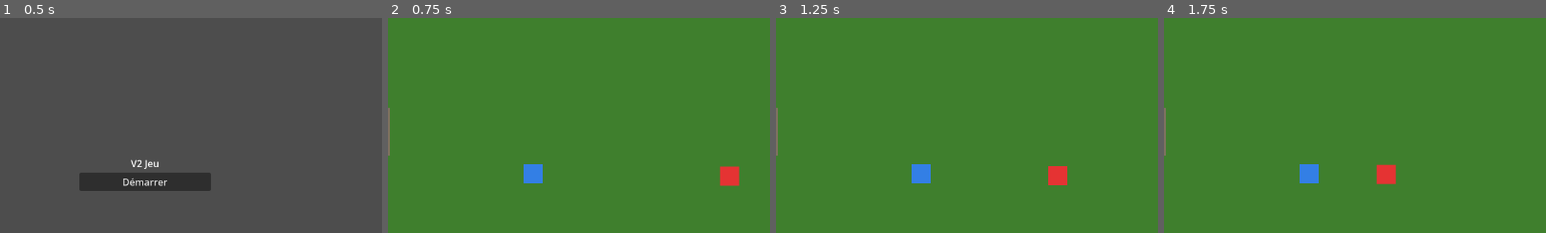
Above: before the commit, frames 1-4 (left to right).
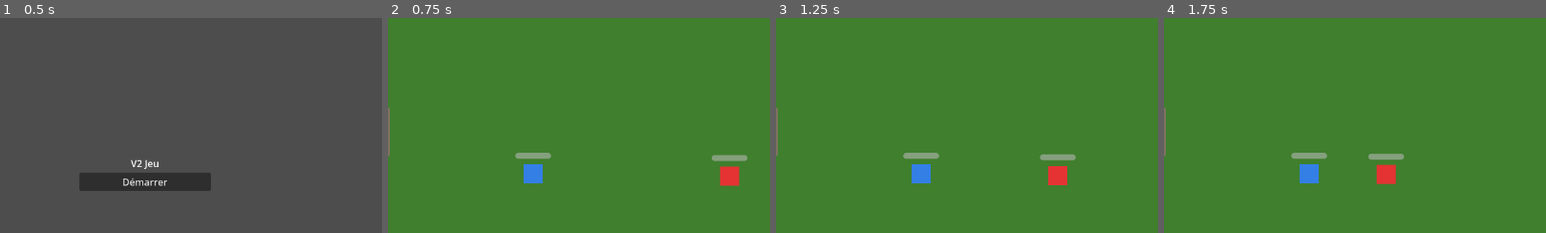
Above: after the commit, the same moments.

Repository: zwentty/v-2-jeu
Game: Godot game, scene res://scenes/menus/menu.tscn
Two runs of this game, one before a commit and one after it. Both use one fixed random seed, a clock stepped at 60 frames per second and the inputs below.
Inputs:
- Up to frame 1 (0.5 s): no input
- Up to frame 2 (0.75 s): click "Démarrer" at 0.5 s
- Up to frame 3 (1.25 s): no input
- Up to frame 4 (1.75 s): hold D from 1.28 s (still down); hold Q from 1.28 s (still down)
The pictures show only the part of the screen within x 31-81%, y 14-64%; the shares and areas given below are measured in that part.

Frame 1 is identical in both runs. In frame 2, 0.5% of the frame differs, in the area x 33-94%, y 62-67%; in frame 3, 0.5%; in frame 4, 0.5%.

Commit message:
barre de vie + écran de victoire
Co-authored-by: Copilot <copilot@github.com>

Diff:
--- a/scenes/enemy/enemy.gd
+++ b/scenes/enemy/enemy.gd
@@ -46,6 +46,9 @@
 func _ready() -> void:
 	# Ajouter l'ennemi au groupe "enemy" pour que le joueur puisse le détecter
 	add_to_group("enemy")
+
+	# Initialiser la barre de vie
+	_update_health_bar()
 
 	# path_desired_distance : distance à laquelle un point intermédiaire
 	# du chemin est considéré comme "atteint" (en pixels).
@@ -120,6 +123,9 @@
 	health -= amount
 	print("Ennemi PV : %d" % health)
 
+	# Mettre à jour la barre de vie
+	_update_health_bar()
+
 	# Si les PV tombent à 0 ou moins, l'ennemi meurt
 	if health <= 0:
 		_die()
@@ -127,7 +133,16 @@
 # =============================================================================
 # _die()
 # Appelée quand l'ennemi meurt
+# Charge l'écran de victoire
 # =============================================================================
 func _die() -> void:
 	print("Ennemi éliminé !")
-	queue_free()  # Supprime l'ennemi de la scène
+	get_tree().change_scene_to_file("res://scenes/menus/victory.tscn")
+
+# =============================================================================
+# _update_health_bar()
+# Met à jour la barre de vie en fonction des PV actuels de l'ennemi
+# =============================================================================
+func _update_health_bar() -> void:
+	$HealthBar.max_value = 3  # health max = 3 (constant)
+	$HealthBar.value = health
--- a/scenes/enemy/enemy.tscn
+++ b/scenes/enemy/enemy.tscn
@@ -17,6 +17,16 @@
 color = Color(0.9, 0.2, 0.2, 1)
 polygon = PackedVector2Array(-16, -16, 16, -16, 16, 16, -16, 16)
 
+; --- BARRE DE VIE ---
+; ProgressBar : affiche les PV de l'ennemi sous forme de barre
+[node name="HealthBar" type="ProgressBar" parent="."]
+offset_left = -30.0
+offset_top = -35.0
+offset_right = 30.0
+offset_bottom = -25.0
+value = 100.0
+show_percentage = false
+
 [node name="CollisionShape2D" type="CollisionShape2D" parent="." unique_id=619149809]
 shape = SubResource("1")
 
--- /dev/null
+++ b/scenes/menus/victory.gd
@@ -0,0 +1,14 @@
+# =============================================================================
+# victory.gd
+# Script de l'écran de victoire.
+# Quand le joueur clique sur "Menu", on retourne au menu principal.
+# =============================================================================
+extends Control
+
+func _ready() -> void:
+	# On connecte le signal "pressed" du bouton "Menu".
+	$CenterContainer/VBoxContainer/BoutonMenu.pressed.connect(_on_menu_pressed)
+
+func _on_menu_pressed() -> void:
+	# On charge le menu principal.
+	get_tree().change_scene_to_file("res://scenes/menus/menu.tscn")
--- /dev/null
+++ b/scenes/menus/victory.tscn
@@ -0,0 +1,36 @@
+[gd_scene load_steps=2 format=3]
+
+[ext_resource type="Script" path="res://scenes/menus/victory.gd" id="1"]
+
+; --- Nœud racine ---
+[node name="Victory" type="Control"]
+layout_mode = 3
+anchors_preset = 15
+anchor_right = 1.0
+anchor_bottom = 1.0
+script = ExtResource("1")
+
+; --- CenterContainer : centre tout le contenu ---
+[node name="CenterContainer" type="CenterContainer" parent="."]
+layout_mode = 1
+anchors_preset = 15
+anchor_right = 1.0
+anchor_bottom = 1.0
+grow_horizontal = 2
+grow_vertical = 2
+
+; --- VBoxContainer : empile Victoire + Bouton verticalement ---
+[node name="VBoxContainer" type="VBoxContainer" parent="CenterContainer"]
+layout_mode = 2
+custom_minimum_size = Vector2(220, 0)
+
+; --- Label Victoire ---
+[node name="Victoire" type="Label" parent="CenterContainer/VBoxContainer"]
+layout_mode = 2
+text = "Victoire !"
+horizontal_alignment = 1
+
+; --- Bouton Menu ---
+[node name="BoutonMenu" type="Button" parent="CenterContainer/VBoxContainer"]
+layout_mode = 2
+text = "Menu"
--- a/scenes/player/player.gd
+++ b/scenes/player/player.gd
@@ -53,6 +53,9 @@
 	# Les groupes sont des étiquettes : n'importe quel autre script peut faire
 	# get_tree().get_first_node_in_group("player") pour trouver ce nœud.
 	add_to_group("player")
+
+	# Initialiser la barre de vie
+	_update_health_bar()
 
 # -----------------------------------------------------------------------------
 # _physics_process(delta)
@@ -141,6 +144,9 @@
 
 	print("Joueur PV : %d / %d" % [health, max_health])
 
+	# Mettre à jour la barre de vie
+	_update_health_bar()
+
 	# Si les PV tombent à 0 ou moins → mort
 	if health <= 0:
 		_die()
@@ -153,3 +159,11 @@
 	# On charge l'écran de défaite.
 	# change_scene_to_file() remplace toute la scène actuelle par game_over.tscn.
 	get_tree().change_scene_to_file("res://scenes/menus/game_over.tscn")
+
+# -----------------------------------------------------------------------------
+# _update_health_bar()
+# Met à jour la barre de vie en fonction des PV actuels du joueur
+# -----------------------------------------------------------------------------
+func _update_health_bar() -> void:
+	$HealthBar.max_value = max_health
+	$HealthBar.value = health
--- a/scenes/player/player.tscn
+++ b/scenes/player/player.tscn
@@ -58,6 +58,16 @@
 color = Color(0.2, 0.5, 0.9, 1)
 polygon = PackedVector2Array(-16, -16, 16, -16, 16, 16, -16, 16)
 
+; --- BARRE DE VIE ---
+; ProgressBar : affiche les PV du joueur sous forme de barre
+[node name="HealthBar" type="ProgressBar" parent="."]
+offset_left = -30.0
+offset_top = -35.0
+offset_right = 30.0
+offset_bottom = -25.0
+value = 100.0
+show_percentage = false
+
 ; --- COLLISION ---
 ; CollisionShape2D : nœud qui applique une forme de collision au CharacterBody2D.
 ; Sans ce nœud, le joueur passerait à travers tous les murs.
